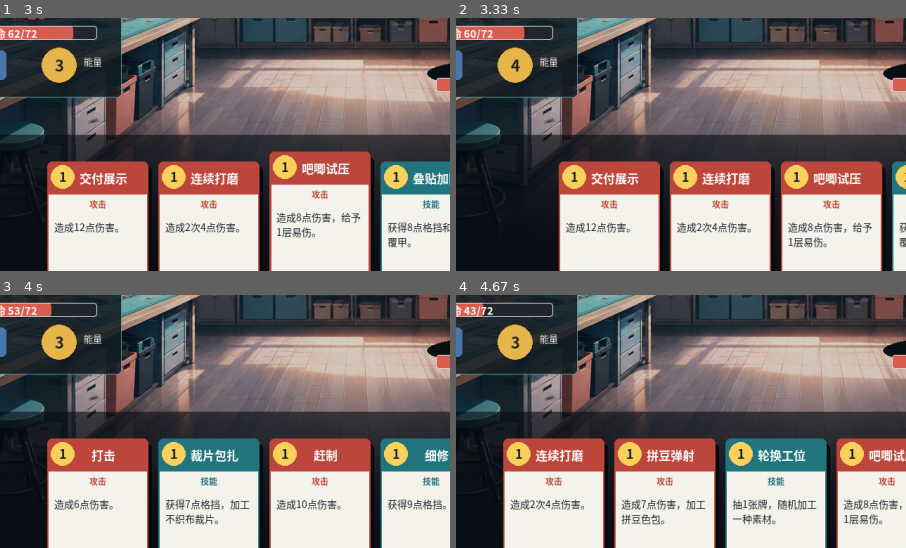
Above: before the commit, frames 1-4 (two rows, left to right).
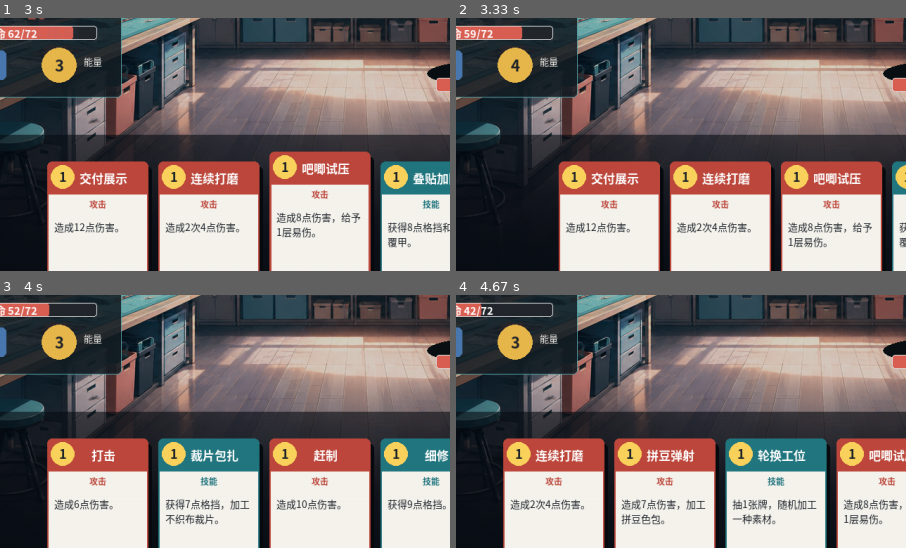
Above: after the commit, the same moments.

Repository: XueDric/Soyoi
Game: pygame game, started from soyoi_game/__main__.py
Two runs of this game, one before a commit and one after it. Both use one fixed random seed, a clock stepped at 60 frames per second and the inputs below.
Inputs (mouse positions are % of the whole screen's width and height, from its top left):
- Up to frame 1 (3 s): click (38, 83) at 0.38 s; click (71, 38) at 0.72 s; click (68, 83) at 1.05 s; tap Enter at 1.33, 2.33, 2.67 s; click (75, 83) at 1.72 s; click (50, 83) at 2.05 s
- Up to frame 2 (3.33 s): click (75, 83) at 3.05 s
- Up to frame 3 (4 s): tap Space at 3.33, 3.67 s
- Up to frame 4 (4.67 s): tap Space at 4 s
The pictures show only the part of the screen within x 14-64%, y 40-90%; the shares and areas given below are measured in that part.

Frame 1 is identical in both runs. In frame 2, less than 0.1% of the frame differs, in the area x 1-16%, y 3-9%; in frame 3, less than 0.1%; in frame 4, less than 0.1%.

Commit message:
fix: decay Vulnerability and Weak by 1 each round end
Arguable bug: Vulnerable/Weak never decayed in end_turn_tick, so they
accumulated permanently. This made Vulnerable appear to 'never expire'
and, combined with Weak being applied to the player by material effects,
produced inconsistent damage numbers (e.g. a card showing 9 instead of 12).
Now both states lose 1 stack per round end (classic roguelike behavior),
so they no longer persist forever.

Also ignore *.egg-info/ artifacts.

Diff:
--- a/soyoi_game/core/creature.py
+++ b/soyoi_game/core/creature.py
@@ -81,3 +81,10 @@
             self.powers[Powers.TEMP_STRENGTH].amount = 0
         if self.has_power(Powers.VIGOR):
             self.powers[Powers.VIGOR].amount = 0
+
+        # 易伤/虚弱：每回合结束各减1层，避免永久累积（类尖塔标准行为）。
+        # add_power 内部用 max(0, ...) 保证不会减到负数；减到 0 即清空该状态。
+        if self.has_power(Powers.VULNERABLE):
+            self.add_power(Powers.VULNERABLE, -1)
+        if self.has_power(Powers.WEAK):
+            self.add_power(Powers.WEAK, -1)
Not shown, changed: .gitignore
